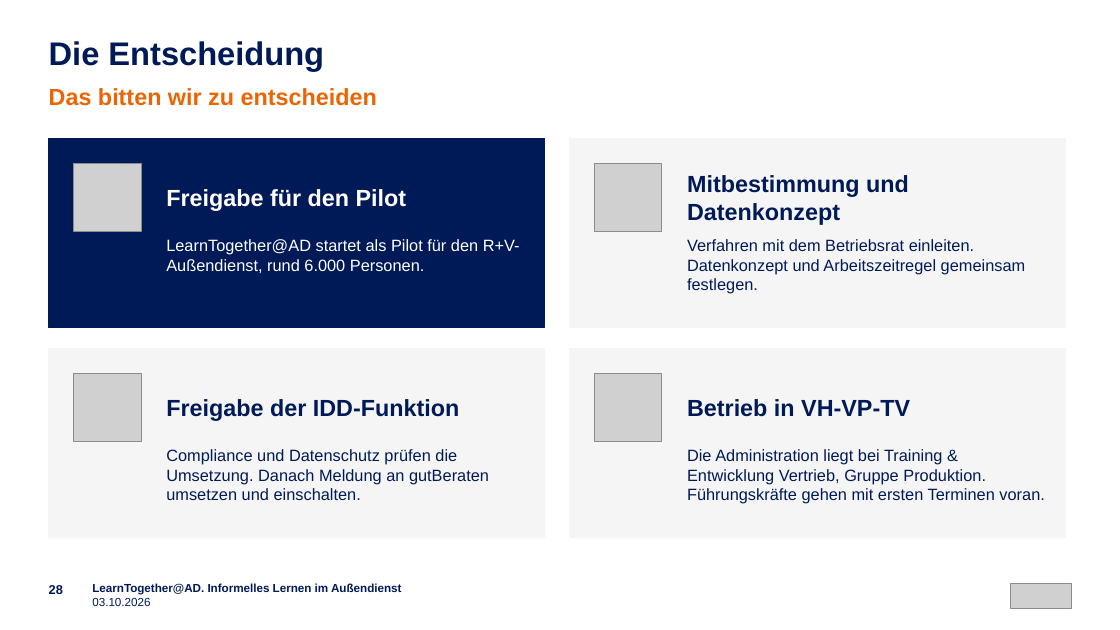
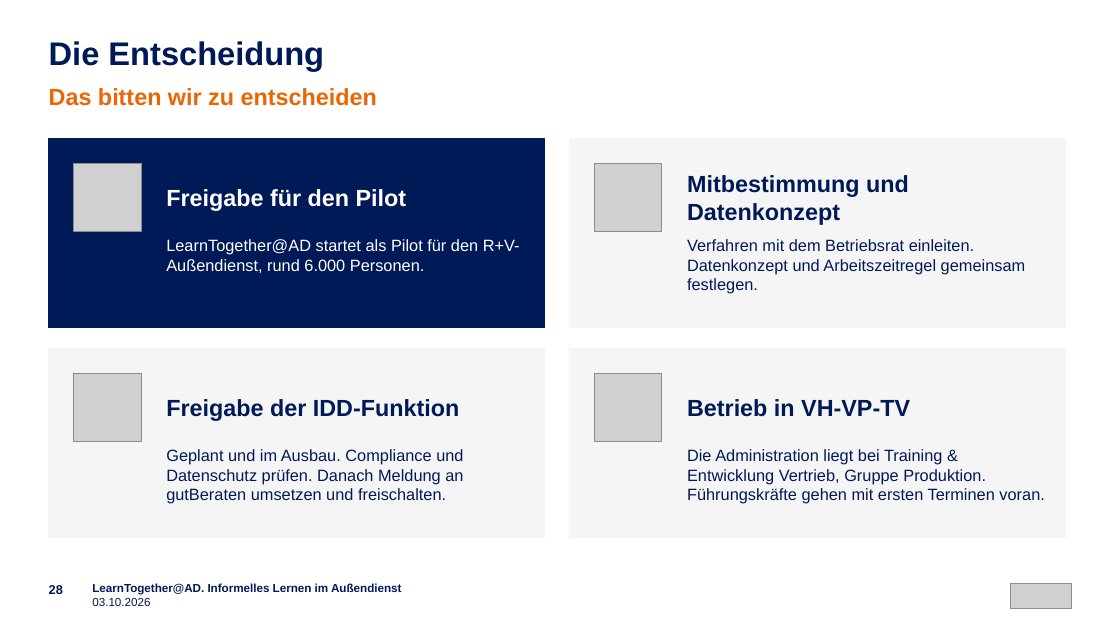
Before and after one commit to emplush/ruv_learntogether, a slide deck: slide 28 of docs/LearnTogether-AD_Praesentation.pptx. Drawn at 1120x630 pixels with LibreOffice and Linux fonts; fonts in the diff are those of the drawing; grey boxes stand for pictures. Boxes give left, top, right and bottom in pixels: in the first picture for what was removed or moved away, otherwise in the second. Text is boxed around its words. In the diff, an @@ line names an element or a change of style, - is before the commit and + after.

```diff
--- a/docs/LearnTogether-AD_Praesentation.pptx
+++ b/docs/LearnTogether-AD_Praesentation.pptx
@@ text at (166, 449, 463, 504): text changed @@
-Compliance und Datenschutz prüfen die Umsetzung. Danach Meldung an gutBeraten umsetzen und einschalten.
+Geplant und im Ausbau. Compliance und Datenschutz prüfen. Danach Meldung an gutBeraten umsetzen und freischalten.
```
Also in this commit, not shown: 5 other slides changed, 1 other file.
